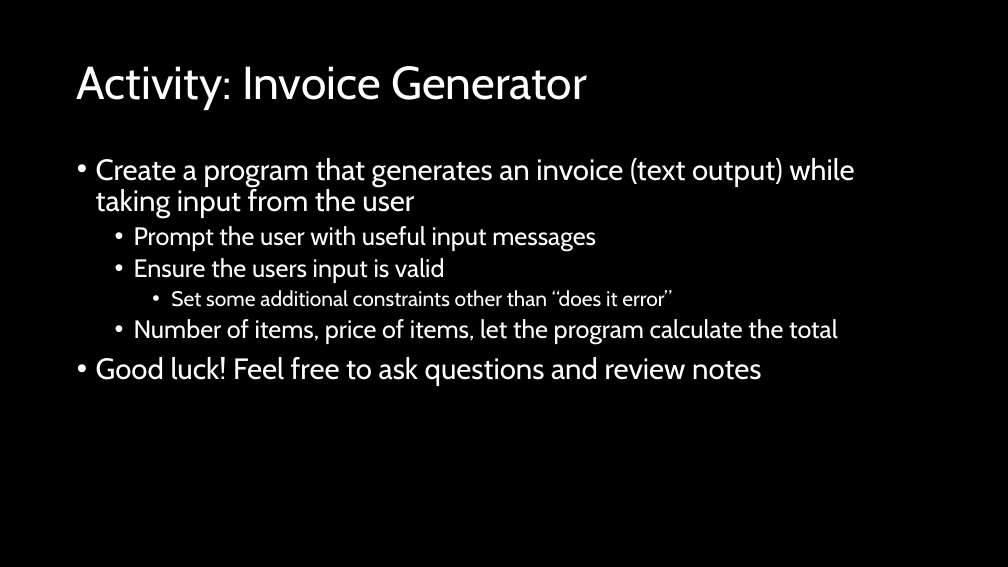
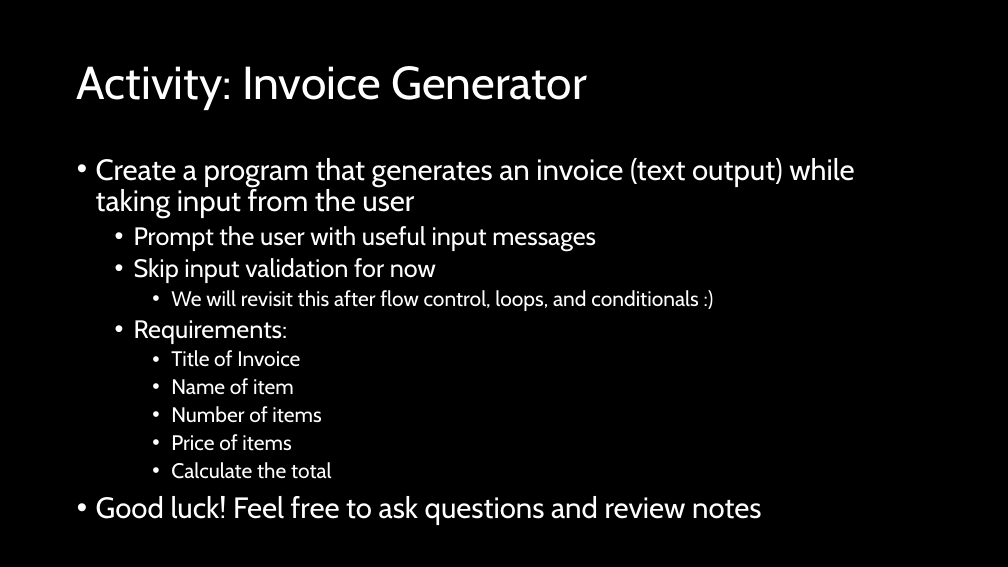
Before and after one commit to d-guh/computer-courses, a slide deck: slide 13 of intro-to-python/03/lesson-03.pptx. Drawn at 1008x567 pixels with LibreOffice and Linux fonts; fonts in the diff are those of the drawing; background and template pictures are left out. Boxes give left, top, right and bottom in pixels: in the first picture for what was removed or moved away, otherwise in the second. Text is boxed around its words. In the diff, an @@ line names an element or a change of style, - is before the commit and + after.

```diff
--- a/intro-to-python/03/lesson-03.pptx
+++ b/intro-to-python/03/lesson-03.pptx
@@ text at box(134, 258, 698, 479): text changed; size 24 to 20 pt @@
-  • Ensure the users input is valid
-    • Set some additional constraints other than “does it error”
-  • Number of items, price of items, let the program calculate the total
+  • Skip input validation for now
+    • We will revisit this after flow control, loops, and conditionals :)
+  • Requirements:
+    • Title of Invoice
+    • Name of item
+    • Number of items
+    • Price of items
+    • Calculate the total
```
Also in this commit, not shown: 2 other files.
